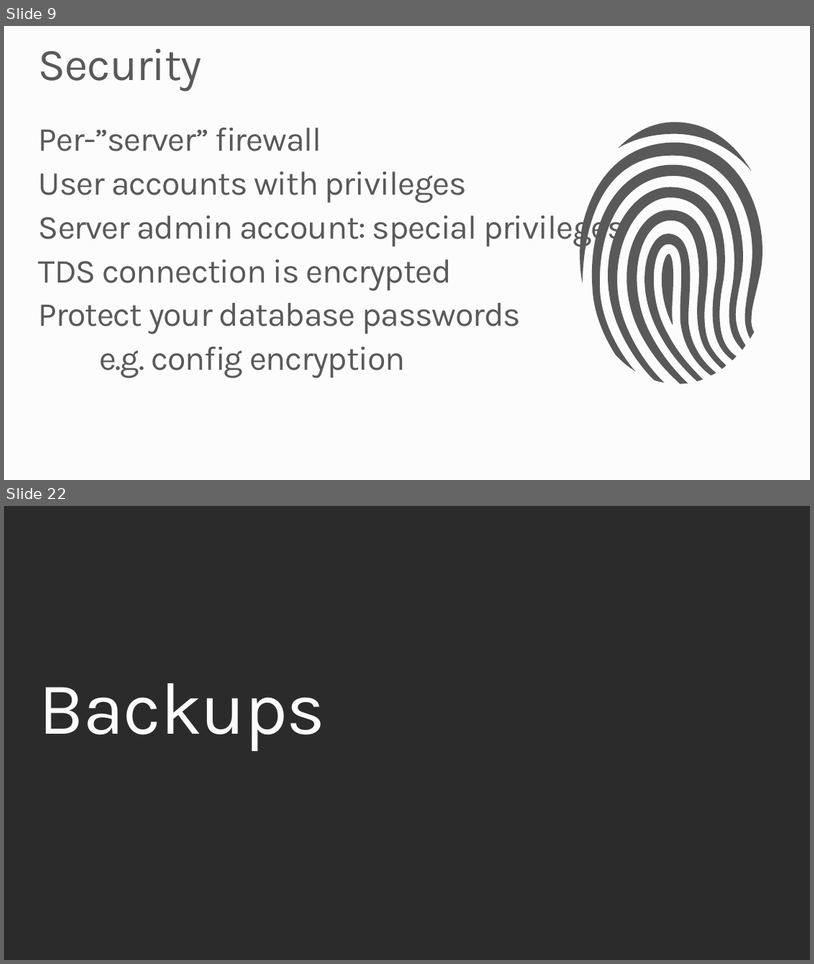
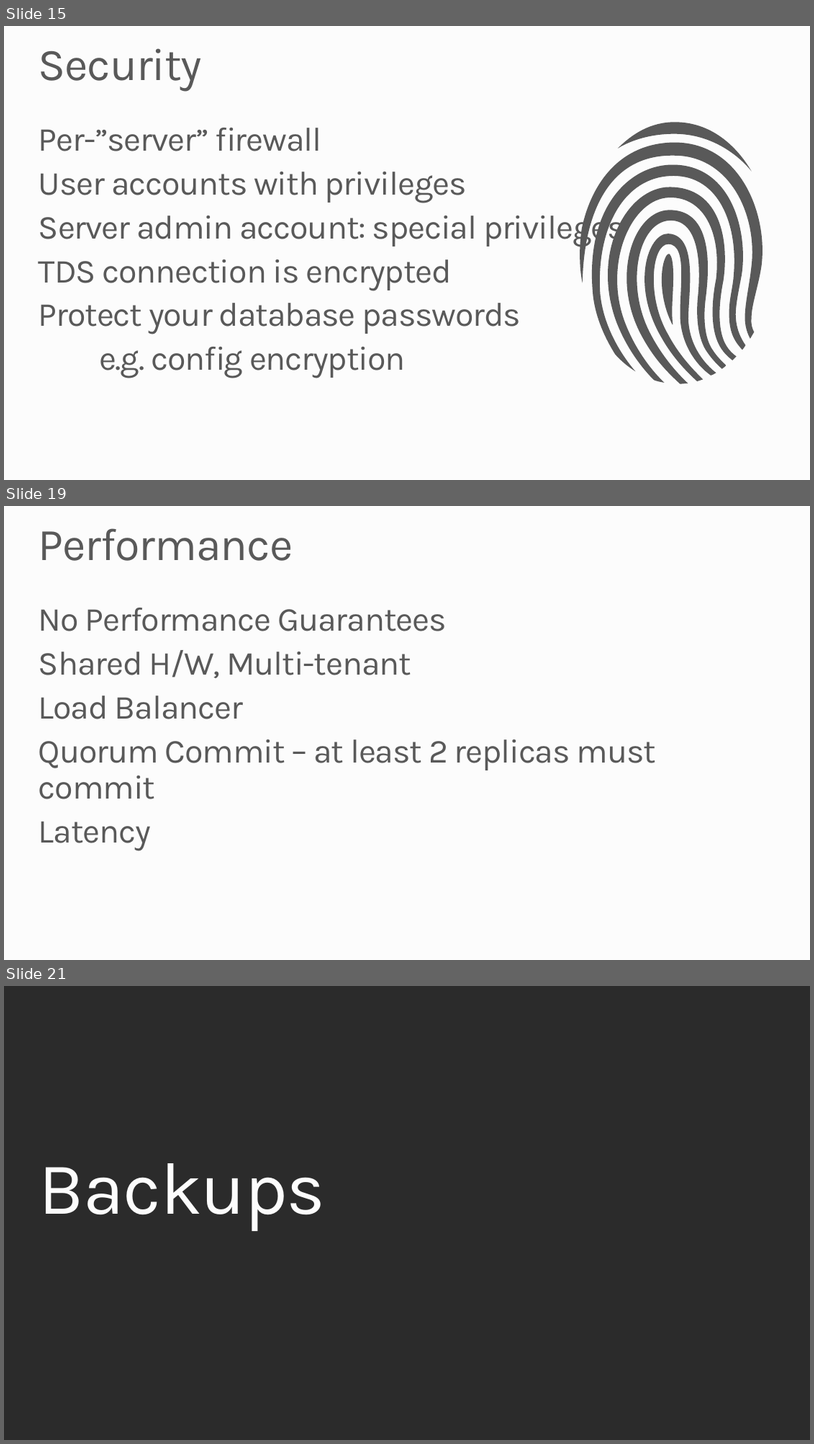
Before and after one commit to robdmoore/SQLAzureTransientDemo, a slide deck: Presentation.pptx. Shown one above the other, each under a label of ours: slides 9 and 22 before the commit, slides 15, 19 and 21 after it; the slides between them are not shown. The pictures are 814x964 and 814x1444 pixels, drawn with LibreOffice and Linux fonts; fonts in the diff are those of the drawing; background and template pictures are left out; a plain dark background stands for a picture behind light text. Boxes give left, top, right and bottom in pixels: in the first picture for what was removed or moved away, otherwise in the second. Text is boxed around its words. In the diff, an @@ line names an element or a change of style, - is before the commit and + after.

```diff
--- a/Presentation.pptx
+++ b/Presentation.pptx
@@ slide 19 added at (x1=4, y1=506, x2=810, y2=960), background #FCFCFC @@
@@ title added at (x1=39, y1=528, x2=293, y2=561), 54 pt, text #595959 @@
+Performance
@@ text added at (x1=39, y1=608, x2=656, y2=799), 40 pt, text #595959 @@
+No Performance Guarantees
+Shared H/W, Multi-tenant
+Load Balancer
+Quorum Commit – at least 2 replicas must commit
+Latency
@@ what was slide 9 is now slide 15 @@
@@ what was slide 22 is now slide 21 @@
```
Also in this commit, not shown: 5 slides changed, 5 other slides added, 6 slides removed.
